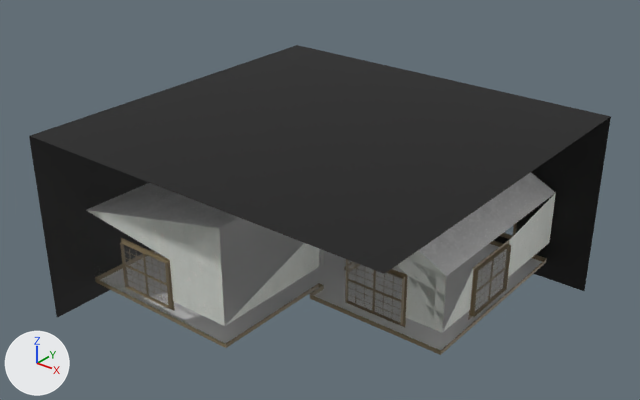
The glTF model The future Donkerbos/Assets/The present/Setting/abandoned_room_interior_style_5/scene.gltf, before and after one commit.
Before and after are seen from a 50 mm lens placed at (572.0, -766.0, 579.0), pointed at (-26.0, -18.0, 115.0). Lighting does not change. The marker at lower left points along +X, +Y and +Z. The picture after the commit comes second. Where no turn or scale is listed for an object, it has been applied to the vertices. Vertices at exactly the same position are counted once.

Before the edit, the objects in view are built like this:
```python
ob_material2 = bpy.data.objects.new('Material2', me_material2)
ob_material2.location = (0.0, 0.0, 0.0)
ob_material2_001 = bpy.data.objects.new('Material2.001', me_material2_001)
ob_material2_001.location = (0.0, 0.0, 0.0)
ob_material2_002 = bpy.data.objects.new('Material2.002', me_material2_002)
ob_material2_002.location = (0.0, 0.0, 0.0)
ob_material2_003 = bpy.data.objects.new('Material2.003', me_material2_003)
ob_material2_003.location = (0.0, 0.0, 0.0)
ob_material2_004 = bpy.data.objects.new('Material2.004', me_material2_004)
ob_material2_004.location = (0.0, 0.0, 0.0)
ob_material3 = bpy.data.objects.new('Material3', me_material3)
ob_material3.location = (0.0, 0.0, 0.0)
# me_material2
# before: 4 (173.0, 206.0, 101.0) at pixel (555, 192), 5 (44.0, -56.0, 165.0), 6 (44.0, 206.0, 165.0), 7 (173.0, -56.0, 101.0) at pixel (446, 276), 8 (-14.0, -56.0, 152.0)
# before: 9 (-14.0, 206.0, 152.0)
```
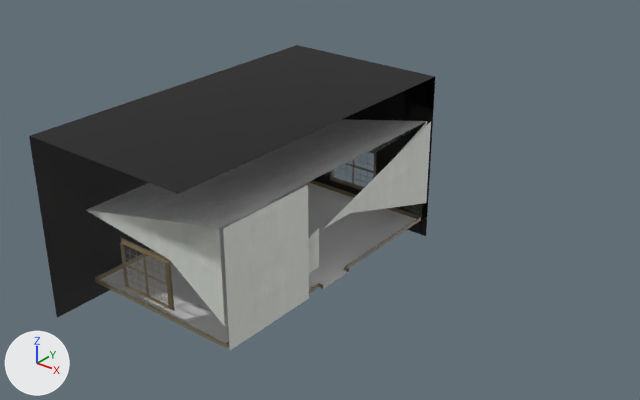
Where the change shows, as pixel boxes [x1, y1, x2, y2] in the pictures (640 x 400 px; the box of a moved part takes in the faces that stretch with it):
'Material2.004', reshaped (30% narrower): before [29, 45, 611, 317]; after [29, 45, 435, 317]
'Material2.001', reshaped: before [86, 193, 556, 333]; after [86, 122, 431, 350]
'Material3', reshaped: before [86, 194, 554, 351]; after [86, 121, 431, 344]
'Material2', reshaped: before [87, 172, 556, 276]; after [87, 119, 426, 228]
'Material2.003', reshaped: before [126, 249, 507, 322]; after [126, 216, 348, 305]
'Material2.002', reshaped: before [95, 238, 546, 355]; after [95, 218, 425, 348]
part 1 of me_material2, moved or reshaped (not visible afterwards): before [418, 172, 556, 276]
part 2 of me_material2_001, reshaped: before [397, 193, 556, 333]; after [223, 185, 309, 350]
part 3 of me_material3, cut back: before [309, 194, 554, 351]; after [308, 131, 431, 243]
part 4 of me_material2_002, deleted: before [345, 241, 511, 327]
part 5 of me_material2_002, moved or reshaped (not visible afterwards): before [310, 260, 546, 355]
part 6 of me_material2_003, cut back: before [348, 249, 507, 322]
part 7 of me_material2_004, deleted (black): before [531, 117, 611, 291]
part 8 of me_material2_004, cut back: before [178, 75, 611, 274]; after [178, 75, 435, 236]

Edits to the bpy script that builds the scene:
```text
Change me_material2:
    verts and faces of me_material2; kept vertices keep their numbers, new ones are numbered from 10
    remove me_material2.from_pydata(...)  # 10 vertices, 6 faces; spans x -248.0..173.0, y -194.0..206.0, z 101.0..165.0
    add me_material2.from_pydata(...)  # 10 vertices, 6 faces; spans x -248.0..-14.0, y -194.0..206.0, z 101.0..152.0
    me_material2 part 1
    add delete_vertices([*range(4, 8)])  # with the faces that use them
    add for new, old in zip([10, 11, 12], [8, 8, 9]): verts[new] = verts[old] + (0.0, 0.0, 0.0)
    add verts[13] = (-14.0, -55.0, 152.0)  # pixel (308, 184)
    add faces += [(8, 9, 13), (9, 12, 13), (8, 11, 13), (8, 13, 10)]
Change me_material2_001:
    remove me_material2_001.from_pydata(...)  # 50 vertices, 56 faces; spans x -248.0..173.0, y -194.0..206.0, z 30.0..165.0
    add me_material2_001.from_pydata(...)  # 47 vertices, 49 faces; spans x -248.0..-14.0, y -194.0..206.0, z 0.0..152.0
    me_material2_001 part 2
    13 vertices are removed from x 42.0..173.0, y -56.0..206.0, z 30.0..101.0
    18 faces are deleted
    5 vertices move from x 42.0..44.0, y -56.0..206.0, z 30.0..165.0 to x -14.0, y -56.0..206.0, z 30.0..152.0
    10 vertices are added at x -14.0, y -194.0..206.0, z 0.0..152.0
    11 new faces join them
Change me_material3:
    remove me_material3.from_pydata(...)  # 74 vertices, 104 faces; spans x -248.0..173.0, y -194.0..206.0, z 6.0..165.0
    add me_material3.from_pydata(...)  # 66 vertices, 86 faces; spans x -248.0..-14.0, y -194.0..206.0, z 6.0..152.0
    me_material3 part 3
    22 vertices are removed from x 42.0..173.0, y -56.0..206.0, z 6.0..101.0
    36 faces are deleted
    4 vertices move from x 42.0..44.0, y -56.0..206.0, z 16.0..165.0 to x -14.0, y -56.0..206.0, z 6.0..152.0
    14 vertices are added at x -14.0, y -56.0..206.0, z 6.0..152.0
    18 new faces join them
Change me_material2_002:
    remove me_material2_002.from_pydata(...)  # 1268 vertices, 1630 faces; spans x -252.0..178.0, y -198.0..210.0, z 0.0..84.0
    add me_material2_002.from_pydata(...)  # 656 vertices, 844 faces; spans x -252.0..-14.0, y -198.0..210.0, z 0.0..84.0
    me_material2_002 part 4: 18 loose pieces with 612 vertices, spanning x 42.0..178.0, y -60.0..210.0, z 16.0..84.0, are deleted
    me_material2_002 part 5: 1 vertex moved from x -13.0, y -28.0, z 6.0 to x -14.0, y -28.0, z 6.0; 13 vertices removed from x -13.0..173.0, y -56.0..206.0, z 0.0..6.0; 13 vertices added at x -14.0, y -56.0..206.0, z 0.0..6.0
Change me_material2_003:
    remove me_material2_003.from_pydata(...)  # 16 vertices, 13 faces; spans x -247.0..173.0, y -193.0..205.0, z 0.0
    add me_material2_003.from_pydata(...)  # 13 vertices, 10 faces; spans x -247.0..-14.0, y -193.0..205.0, z 0.0
    me_material2_003 part 6
    6 vertices are removed from x -13.0..173.0, y -55.0..205.0, z 0.0
    6 faces are deleted
    3 vertices are added at (-14.0, 16.0, 0.0), (-14.0, -28.0, 0.0), (-14.0, 25.0, 0.0)
    3 new faces join them
Change me_material2_004:
    remove me_material2_004.from_pydata(...)  # 42 vertices, 36 faces; spans x -252.0..227.0, y -252.0..210.0, z -25.0..214.0
    add me_material2_004.from_pydata(...)  # 35 vertices, 31 faces; spans x -252.0..-14.0, y -252.0..210.0, z -25.0..214.0
    me_material2_004 part 7: the loose piece of 10 vertices spanning x 0.0..227.0, y 210.0, z -25.0..214.0 is deleted
    me_material2_004 part 8
    3 vertices are removed from x 0.0..227.0, y -252.0..210.0, z 214.0
    3 faces are deleted
    1 vertex moves from x 0.0, y 210.0, z -25.0 to x -14.0, y 210.0, z -25.0
    6 vertices are added at (-14.0, 210.0, 28.0), (-14.0, 210.0, 214.0), (-14.0, 210.0, 214.0), (-14.0, -252.0, 214.0), (-14.0, -20.0, 214.0), (-14.0, 210.0, 214.0)
    8 new faces join them
```
